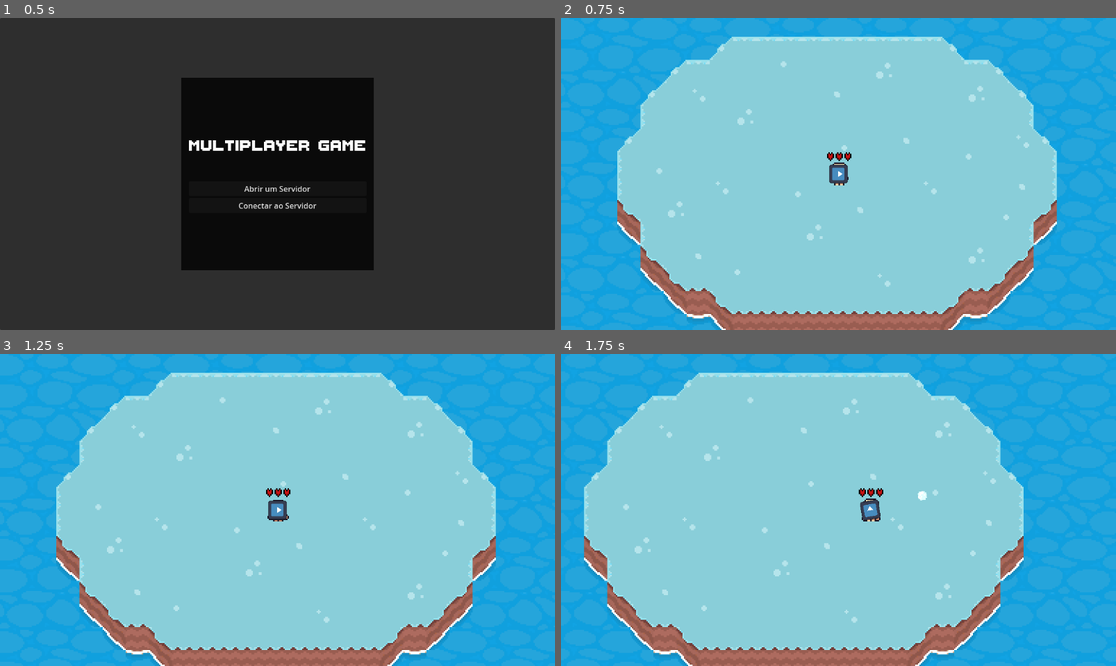
Above: before the commit, frames 1-4 (two rows, left to right).
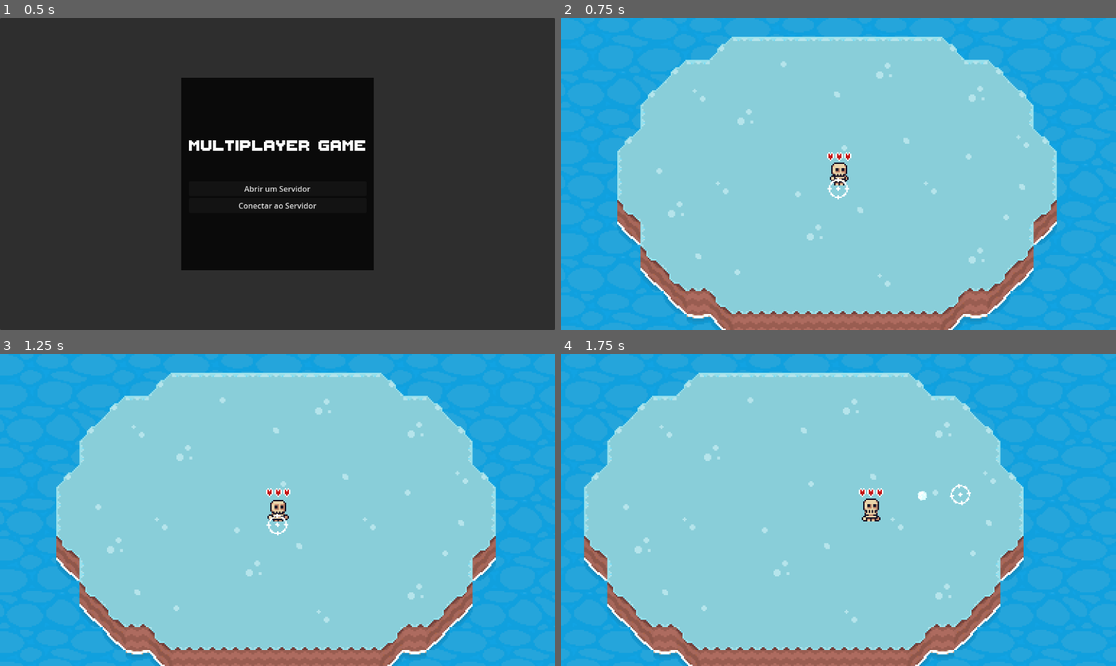
Above: after the commit, the same moments.

Repository: EduardaNunes/Godot-2D-Multiplayer
Game: Godot game, scene res://High_Level_Multiplayer/Scenes/Menu.tscn
The game is run twice, just before and just after one commit, with the same random seed, the same clock (stepped at 60 frames per second) and the same inputs. The engine's default icon, where the game draws it, is replaced by a stand-in: a white triangle on a blue panel in a dark square.
Inputs (mouse positions are in pixels of both pictures, inside the frame that each line leads up to):
- Up to frame 1 (0.5 s): no input
- Up to frame 2 (0.75 s): click "Abrir um Servidor" at 0.5 s
- Up to frame 3 (1.25 s): no input
- Up to frame 4 (1.75 s): move the mouse to (960, 494) at 1.27 s; hold Right (move_right) from 1.28 s (still down); tap Space (shoot) at 1.35 s

Frame 1 is identical in both runs. In frame 2, 0.3% of the frame differs, in the area x 47-53%, y 42-59%; in frame 3, 0.3%; in frame 4, 0.3%, in the area x 53-74%, y 41-54%.

Commit message:
change mouse aim sprite and lifes border sprite to white

Diff:
--- a/High_Level_Multiplayer/Scenes/Player.tscn
+++ b/High_Level_Multiplayer/Scenes/Player.tscn
@@ -1,12 +1,12 @@
 [gd_scene load_steps=19 format=3 uid="uid://lsvkqwnmxgdq"]
 
-[ext_resource type="Texture2D" uid="uid://6wjicvm4wfyb" path="res://High_Level_Multiplayer/Assets/Sprites/icon.svg" id="1_bc6je"]
 [ext_resource type="Script" uid="uid://bqkcwa5hcg8r5" path="res://High_Level_Multiplayer/Scripts/player.gd" id="1_t3u3m"]
 [ext_resource type="Texture2D" uid="uid://ce6r6khppbmkw" path="res://High_Level_Multiplayer/Assets/Sprites/skeleton_idle_strip6.png" id="3_4s802"]
 [ext_resource type="Script" uid="uid://wd3dieuu7d6i" path="res://High_Level_Multiplayer/Scripts/mouse_aim.gd" id="3_l4d4n"]
 [ext_resource type="Script" uid="uid://chvrpwchgxlts" path="res://High_Level_Multiplayer/Scripts/camera_2d.gd" id="4_qdqdn"]
+[ext_resource type="Texture2D" uid="uid://bgy814cl1pffb" path="res://High_Level_Multiplayer/Assets/Sprites/lifes_border_white.png" id="4_tdr30"]
 [ext_resource type="PackedScene" uid="uid://12e5jjb14p1n" path="res://High_Level_Multiplayer/Scenes/Esc_Menu.tscn" id="5_u7kcs"]
-[ext_resource type="Texture2D" uid="uid://ensq6ynoecw" path="res://High_Level_Multiplayer/Assets/Sprites/lifes_border.png" id="6_s0qfk"]
+[ext_resource type="Texture2D" uid="uid://h8vblwkyd6sh" path="res://High_Level_Multiplayer/Assets/Sprites/mouse_aim.png" id="7_3rjae"]
 [ext_resource type="Texture2D" uid="uid://d0u6c2sgqtx3e" path="res://High_Level_Multiplayer/Assets/Sprites/lifes_filler.png" id="7_tdr30"]
 [ext_resource type="Script" uid="uid://dde6orjayt5re" path="res://High_Level_Multiplayer/Scripts/lifes_bar.gd" id="8_3rjae"]
 
@@ -96,13 +96,12 @@
 offset_top = -20.0
 offset_right = 9.0
 offset_bottom = -4.0
-texture_over = ExtResource("6_s0qfk")
+texture_over = ExtResource("4_tdr30")
 texture_progress = ExtResource("7_tdr30")
 script = ExtResource("8_3rjae")
 
 [node name="MouseAim" type="Sprite2D" parent="."]
-scale = Vector2(0.1, 0.1)
-texture = ExtResource("1_bc6je")
+texture = ExtResource("7_3rjae")
 script = ExtResource("3_l4d4n")
 
 [node name="CanvasLayer" type="CanvasLayer" parent="."]
--- a/High_Level_Multiplayer/Scripts/mouse_aim.gd
+++ b/High_Level_Multiplayer/Scripts/mouse_aim.gd
@@ -1,5 +1,12 @@
 extends Sprite2D
 
+@onready var Player : CharacterBody2D = $".."
+
+# ---------------------------------------------------------------------------- #
+
 func _physics_process(delta: float) -> void:
-	#position = get_global_mouse_position()
-	look_at(get_global_mouse_position())
+	global_position = get_global_mouse_position()
+	look_at(Player.position)
+	rotation += PI
+
+# ---------------------------------------------------------------------------- #
Binary file added: High_Level_Multiplayer/Assets/Sprites/lifes_border_white.png
Not shown, added: High_Level_Multiplayer/Assets/Sprites/lifes_border_white.png.import
Binary file added: High_Level_Multiplayer/Assets/Sprites/mouse_aim.png
Not shown, added: High_Level_Multiplayer/Assets/Sprites/mouse_aim.png.import
